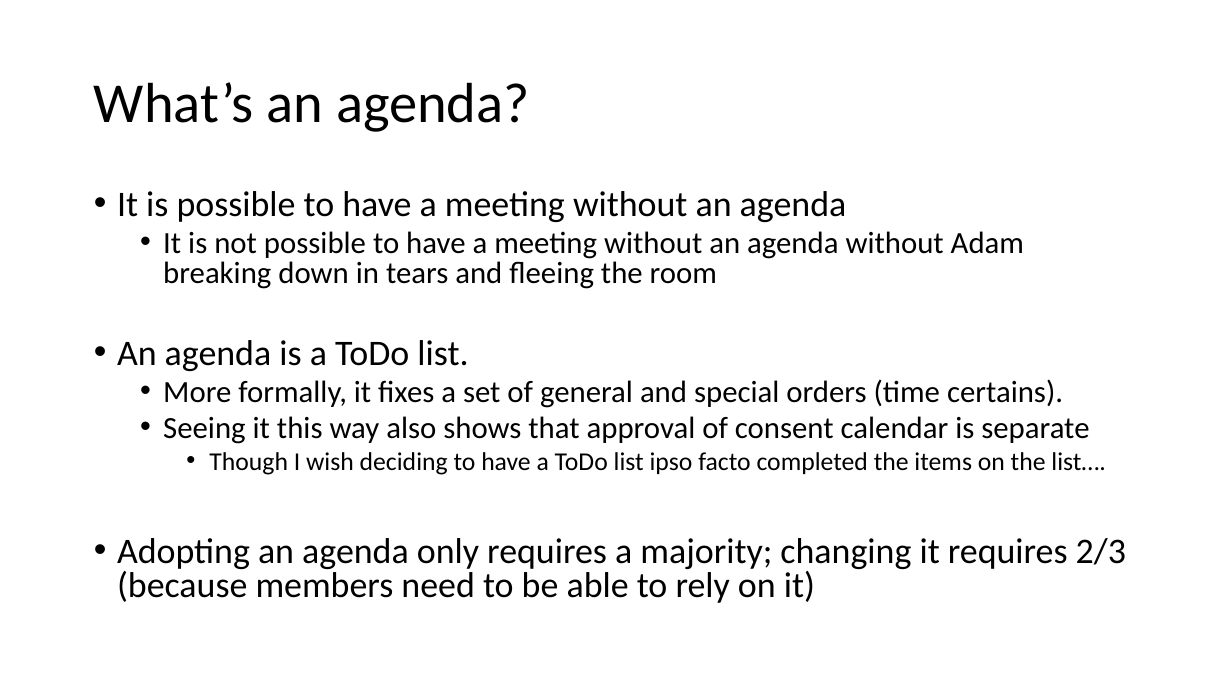
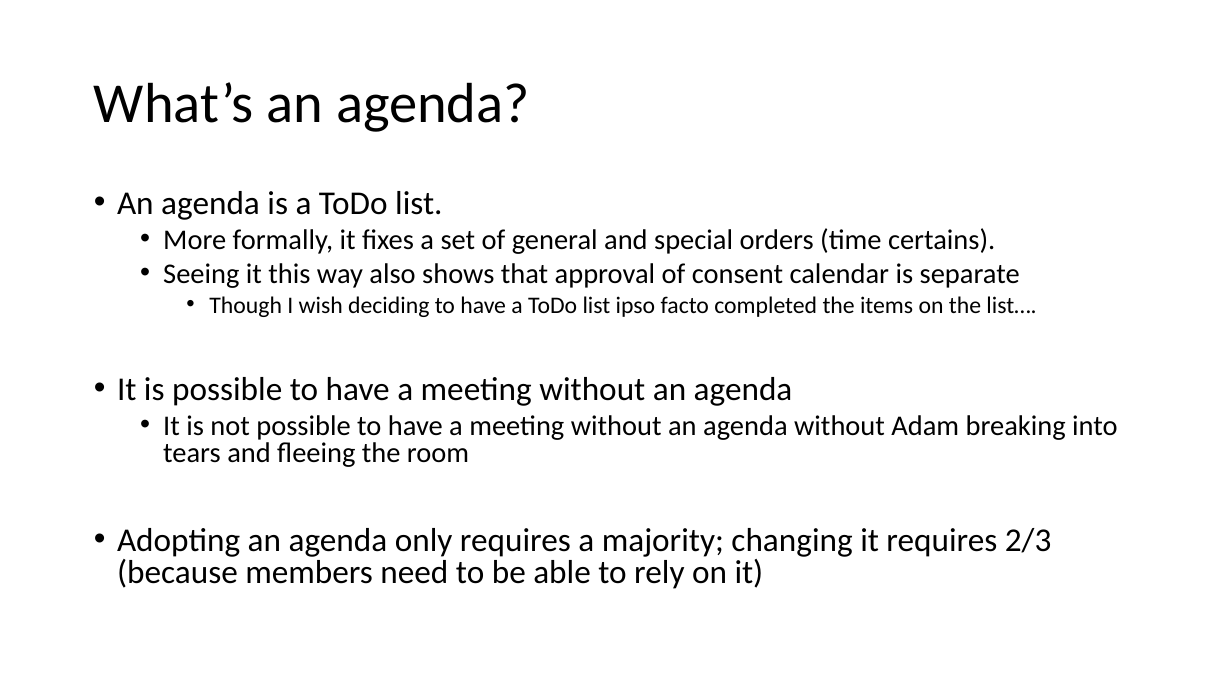
Before and after one commit to AdamSwenson/parliamentary-procedure-explainers, a slide deck: slide 34 of chico-specific/Chico presentation.pptx (slide 36 before the commit). Drawn at 1232x693 pixels with LibreOffice and Linux fonts; fonts in the diff are those of the drawing. Boxes give left, top, right and bottom in pixels: in the first picture for what was removed or moved away, otherwise in the second. Text is boxed around its words. In the diff, an @@ line names an element or a change of style, - is before the commit and + after.

```diff
--- a/chico-specific/Chico presentation.pptx
+++ b/chico-specific/Chico presentation.pptx
@@ text at bbox=[117, 191, 1024, 289]: paragraphs removed @@
-• It is possible to have a meeting without an agenda
-  • It is not possible to have a meeting without an agenda without Adam breaking down in tears and fleeing the room
@@ text at bbox=[117, 191, 1051, 589]: size 28 to 25.9 pt in "An agenda is a ToDo list.", "Adopting an agenda only requires a majority; ..."; size 24 to 22.2 pt in "More formally, it fixes a set of ...", "Seeing it this way also shows that ..."; size 20 to 18.5 pt in "Though I wish deciding to have a ..." @@
@@ text at bbox=[117, 377, 1118, 467]: paragraphs added @@
+• It is possible to have a meeting without an agenda
+  • It is not possible to have a meeting without an agenda without Adam breaking into tears and fleeing the room
```
Also in this commit, not shown: 4 other slides changed, 1 slide added, 3 slides removed, 1 other file.
